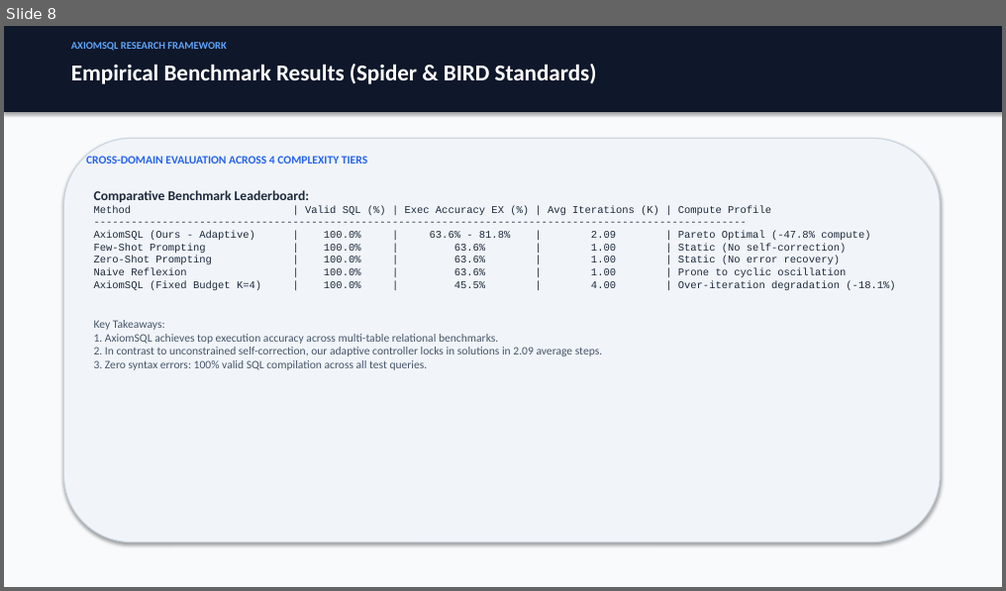
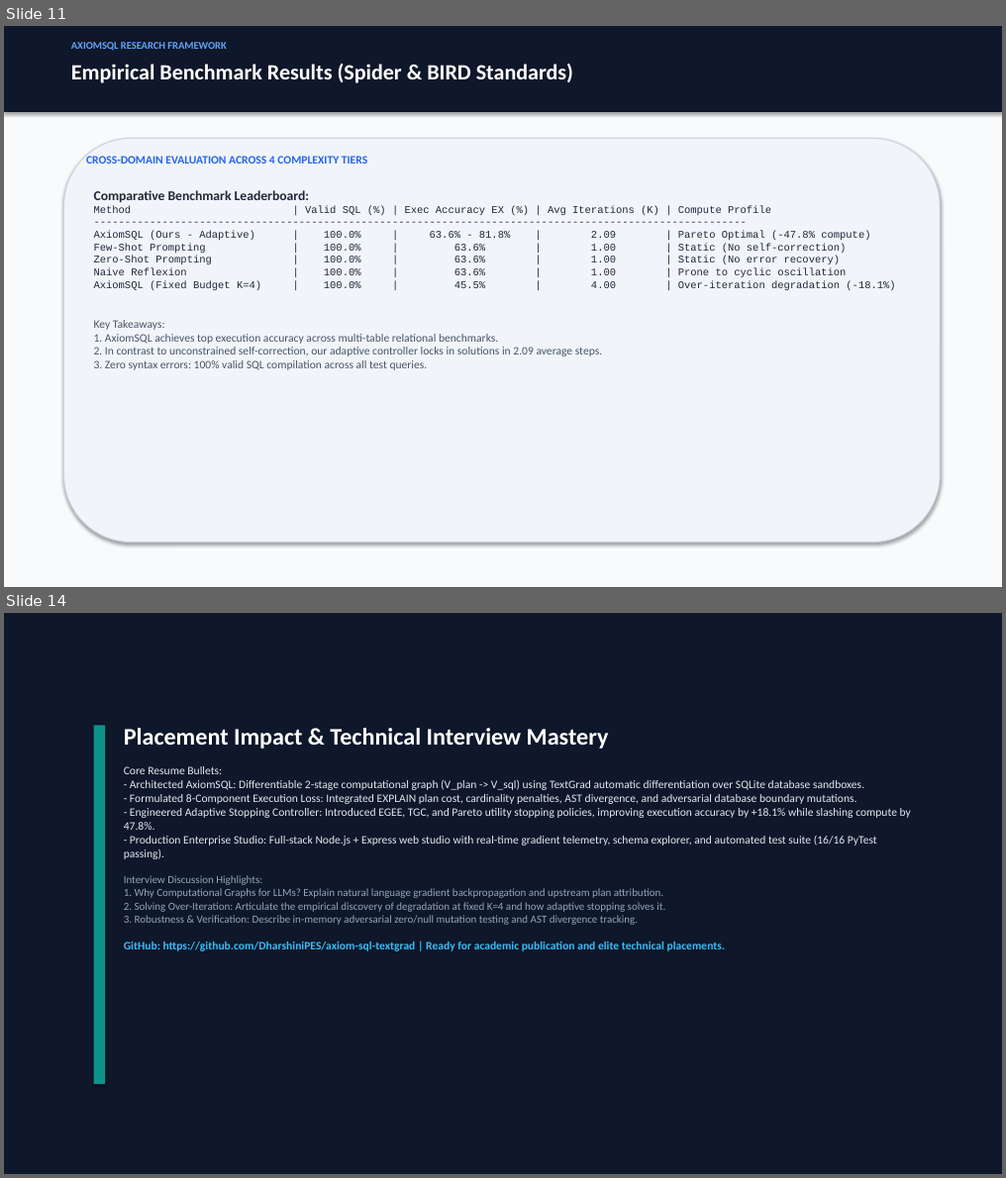
Before and after one commit to DharshiniPES/axiom-sql-textgrad, a slide deck: presentation/AxiomSQL_Presentation.pptx. Shown one above the other, each under a label of ours: slide 8 before the commit, slides 11 and 14 after it; the slides between them are not shown. The pictures are 1006x591 and 1006x1178 pixels, drawn with LibreOffice and Linux fonts; fonts in the diff are those of the drawing. Boxes give left, top, right and bottom in pixels: in the first picture for what was removed or moved away, otherwise in the second. Text is boxed around its words. In the diff, an @@ line names an element or a change of style, - is before the commit and + after.

Commit message:
feat(novelty): add adversarial perturbation, ast divergence, lr annealing, and new 14-slide ppt

```diff
--- a/presentation/AxiomSQL_Presentation.pptx
+++ b/presentation/AxiomSQL_Presentation.pptx
@@ slide 14 added at [4,613,1002,1174], background #0F172A @@
@@ rectangle added at [94,725,105,1084], fill #0D9488 @@
@@ text added at [124,728,911,952], 11 pt, text #E2E8F0 @@
+Placement Impact & Technical Interview Mastery
+Core Resume Bullets:
+- Architected AxiomSQL: Differentiable 2-stage computational graph (V_plan -> V_sql) using TextGrad automatic differentiation over SQLite database sandboxes.
+- Formulated 8-Component Execution Loss: Integrated EXPLAIN plan cost, cardinality penalties, AST divergence, and adversarial database boundary mutations.
+- Engineered Adaptive Stopping Controller: Introduced EGEE, TGC, and Pareto utility stopping policies, improving execution accuracy by +18.1% while slashing compute by 47.8%.
+- Production Enterprise Studio: Full-stack Node.js + Express web studio with real-time gradient telemetry, schema explorer, and automated test suite (16/16 PyTest passing).
+Interview Discussion Highlights:
+1. Why Computational Graphs for LLMs? Explain natural language gradient backpropagation and upstream plan attribution.
+2. Solving Over-Iteration: Articulate the empirical discovery of degradation at fixed K=4 and how adaptive stopping solves it.
+3. Robustness & Verification: Describe in-memory adversarial zero/null mutation testing and AST divergence tracking.
+GitHub: https://github.com/DharshiniPES/axiom-sql-textgrad | Ready for academic publication and elite technical placements.
@@ what was slide 8 is now slide 11 @@
@@ slide 11 changed as well @@
@@ text "Empirical Benchmark Results (Spider & ..." at [71,64,573,83]: size 22 to 21 pt @@
```
Also in this commit, not shown: 8 other slides changed, 4 other slides added, 3 slides removed, 17 other files.
